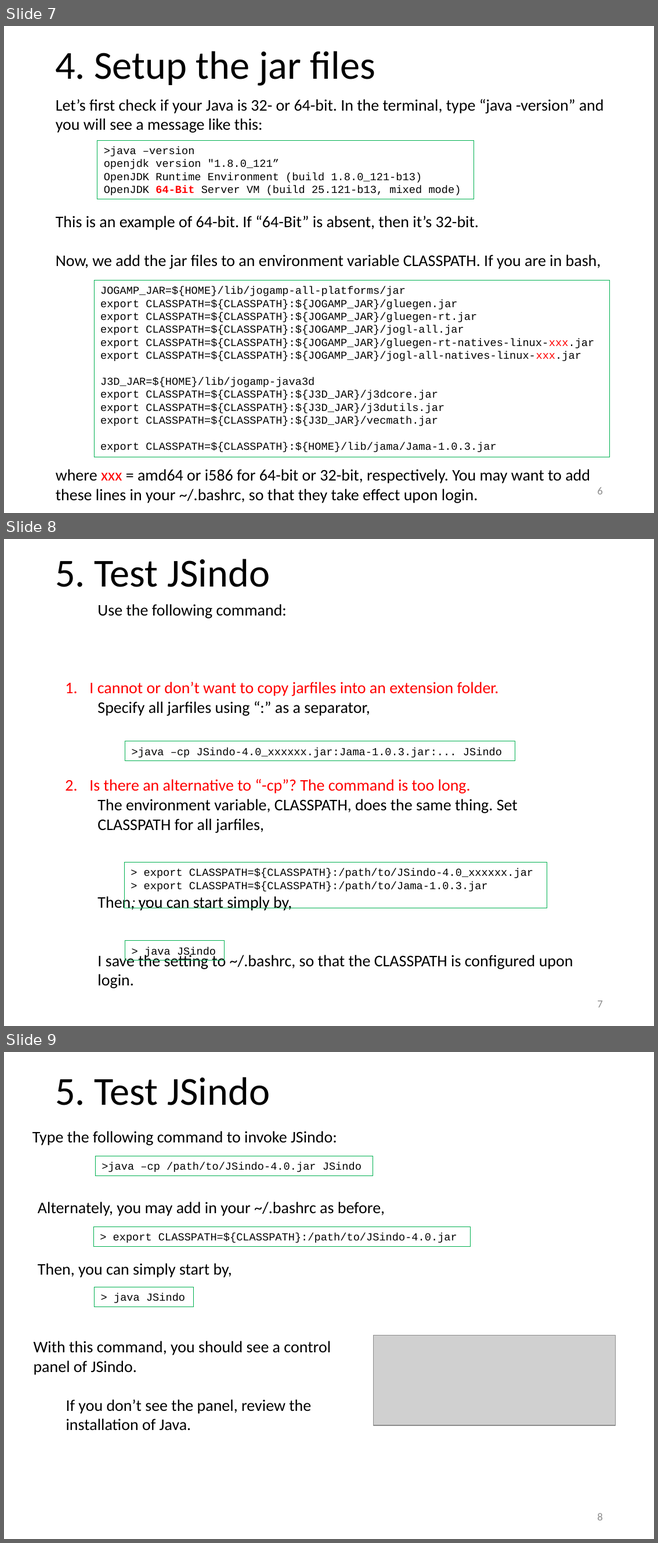
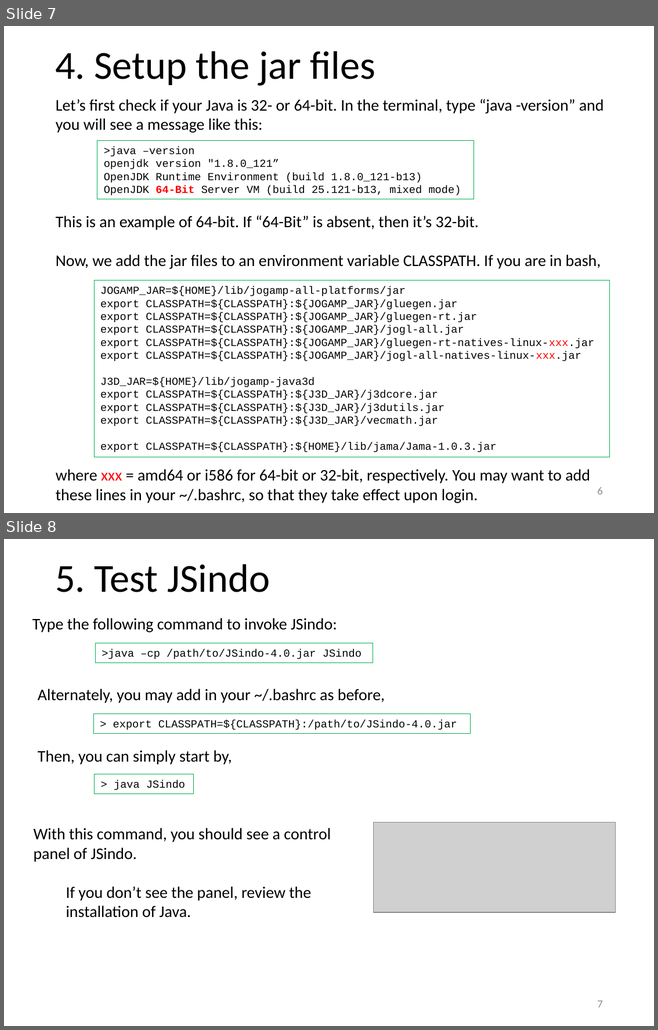
Before and after one commit to yagikiyoshi/sindo, a slide deck: doc/JSindo/install_linux.pptx. Shown one above the other, each under a label of ours: slides 7, 8 and 9 before the commit, slides 7 and 8 after it. The pictures are 658x1543 and 658x1030 pixels, drawn with LibreOffice and Linux fonts; fonts in the diff are those of the drawing; grey boxes stand for pictures. Boxes give left, top, right and bottom in pixels: in the first picture for what was removed or moved away, otherwise in the second. Text is boxed around its words. In the diff, an @@ line names an element or a change of style, - is before the commit and + after.

```diff
--- a/doc/JSindo/install_linux.pptx
+++ b/doc/JSindo/install_linux.pptx
@@ slide 8 removed at (4, 539, 654, 1026), background #FFFFFF @@
@@ title removed at (55, 559, 270, 587) @@
-5. Test JSindo
@@ text removed at (89, 604, 573, 988) @@
-  Use the following command:
-1. I cannot or don’t want to copy jarfiles into an extension folder.
-  Specify all jarfiles using “:” as a separator,
-2. Is there an alternative to “-cp”? The command is too long.
-  The environment variable, CLASSPATH, does the same thing. Set CLASSPATH for all jarfiles,
-  Then, you can start simply by,
-  I save the setting to ~/.bashrc, so that the CLASSPATH is configured upon login.
@@ rectangle removed at (125, 741, 514, 761) @@
->java –cp JSindo-4.0_xxxxxx.jar:Jama-1.0.3.jar:... JSindo
@@ rectangle removed at (124, 863, 547, 908) @@
-> export CLASSPATH=${CLASSPATH}:/path/to/JSindo-4.0_xxxxxx.jar
-> export CLASSPATH=${CLASSPATH}:/path/to/Jama-1.0.3.jar
-...
@@ rectangle removed at (125, 941, 224, 961) @@
-> java JSindo
@@ page number removed at (597, 1001, 602, 1008) @@
-7
@@ what was slide 9 is now slide 8 @@
@@ page number at (597, 1001, 602, 1008): text changed @@
-8
+7
```
Also in this commit, not shown: 1 other file.
